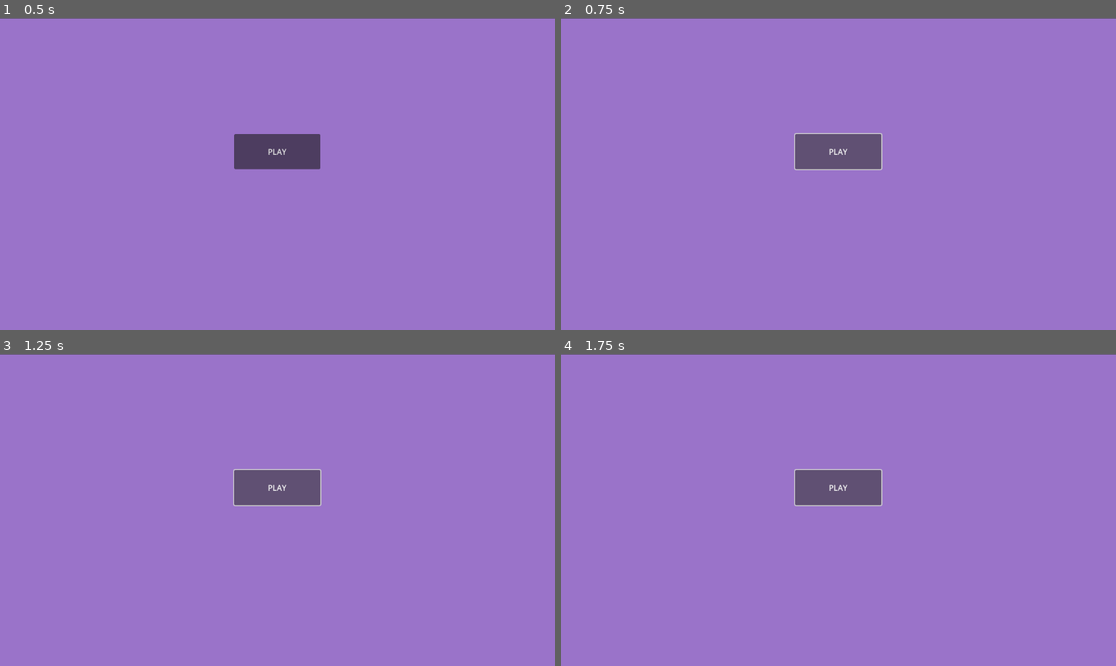
Above: before the commit, frames 1-4 (two rows, left to right).
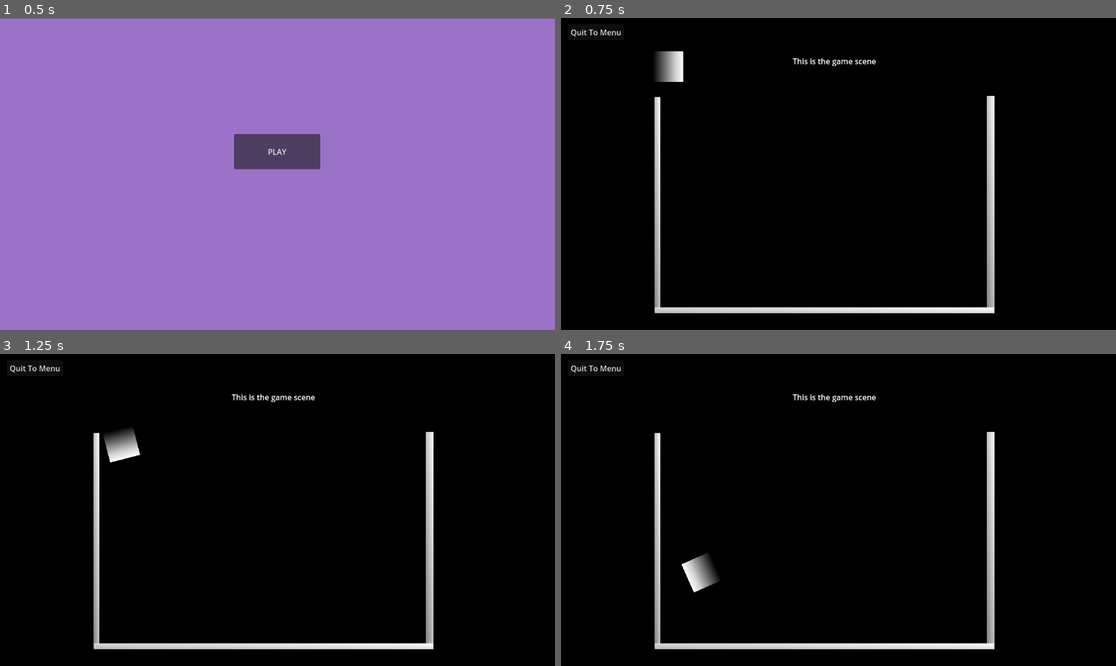
Above: after the commit, the same moments.

Repository: robliv/gamejam2024
Game: Godot game, scene res://scenes/game_manager.tscn
Same seed, same stepped clock (60 frames per second), same inputs: the game is played once before the commit and once after it.
Inputs (mouse positions are in pixels of both pictures, inside the frame that each line leads up to):
- Up to frame 1 (0.5 s): no input
- Up to frame 2 (0.75 s): click "PLAY" at 0.5 s
- Up to frame 3 (1.25 s): no input
- Up to frame 4 (1.75 s): click (838, 488) at 1.25 s, where only the run before the commit has a clickable "PLAY"

Frame 1 is identical in both runs. In frame 2, 100% of the frame differs, in the area x 0-100%, y 0-100%; in frame 3, 100%; in frame 4, 100%.

Commit message:
implement scene switch logic, temp scenes

Diff:
--- /dev/null
+++ b/project/scenes/game.gd
@@ -0,0 +1,14 @@
+extends Control
+
+const MAIN_MENU_SCENE_PATH = "res://scenes/menu.tscn"
+var menu_button
+
+signal request_level
+
+func _ready():
+	menu_button = $MenuButton
+	menu_button.pressed.connect(self._on_menu_button_pressed)
+
+func _on_menu_button_pressed():
+	print("Menu button was pressed")
+	emit_signal("request_level", MAIN_MENU_SCENE_PATH)
--- /dev/null
+++ b/project/scenes/game.tscn
@@ -0,0 +1,110 @@
+[gd_scene load_steps=11 format=3 uid="uid://d1y4aagwioo61"]
+
+[ext_resource type="Script" path="res://scenes/game.gd" id="1_fkfh4"]
+
+[sub_resource type="RectangleShape2D" id="RectangleShape2D_uupb8"]
+size = Vector2(13, 450)
+
+[sub_resource type="RectangleShape2D" id="RectangleShape2D_1gvj2"]
+size = Vector2(702.25, 14.5)
+
+[sub_resource type="Gradient" id="Gradient_k8tfg"]
+offsets = PackedFloat32Array(0, 0.0120482, 1)
+colors = PackedColorArray(0, 0, 0, 1, 0.512048, 0.512048, 0.512048, 1, 1, 1, 1, 1)
+
+[sub_resource type="GradientTexture2D" id="GradientTexture2D_gqcl1"]
+gradient = SubResource("Gradient_k8tfg")
+fill_from = Vector2(0, 1)
+
+[sub_resource type="Gradient" id="Gradient_2uw7d"]
+offsets = PackedFloat32Array(0, 0.0060241, 1)
+colors = PackedColorArray(0, 0, 0, 1, 0.722892, 0.722892, 0.722892, 1, 1, 1, 1, 1)
+
+[sub_resource type="GradientTexture2D" id="GradientTexture2D_f5nyj"]
+gradient = SubResource("Gradient_2uw7d")
+fill_from = Vector2(0, 1)
+
+[sub_resource type="RectangleShape2D" id="RectangleShape2D_2etnx"]
+size = Vector2(64, 63)
+
+[sub_resource type="Gradient" id="Gradient_vm63j"]
+offsets = PackedFloat32Array(0, 0.746988, 1)
+colors = PackedColorArray(0, 0, 0, 1, 0.819277, 0.819277, 0.819277, 1, 1, 1, 1, 1)
+
+[sub_resource type="GradientTexture2D" id="GradientTexture2D_0g32y"]
+gradient = SubResource("Gradient_vm63j")
+
+[node name="Game" type="Control"]
+layout_mode = 3
+anchors_preset = 15
+anchor_right = 1.0
+anchor_bottom = 1.0
+grow_horizontal = 2
+grow_vertical = 2
+script = ExtResource("1_fkfh4")
+
+[node name="ColorRect" type="ColorRect" parent="."]
+layout_mode = 0
+offset_right = 1166.0
+offset_bottom = 662.0
+color = Color(0, 0, 0, 1)
+
+[node name="Camera2D" type="Camera2D" parent="."]
+position = Vector2(580, 329)
+
+[node name="Label" type="Label" parent="."]
+layout_mode = 0
+offset_left = 485.0
+offset_top = 83.0
+offset_right = 659.0
+offset_bottom = 106.0
+text = "This is the game scene"
+
+[node name="MenuButton" type="Button" parent="."]
+layout_mode = 0
+offset_left = 18.0
+offset_top = 18.0
+offset_right = 135.0
+offset_bottom = 51.0
+text = "Quit To Menu"
+
+[node name="GameRoot" type="Node2D" parent="."]
+
+[node name="Box" type="StaticBody2D" parent="GameRoot"]
+
+[node name="WallLeft" type="CollisionShape2D" parent="GameRoot/Box"]
+position = Vector2(204, 395)
+shape = SubResource("RectangleShape2D_uupb8")
+
+[node name="WallRight" type="CollisionShape2D" parent="GameRoot/Box"]
+position = Vector2(894, 391)
+shape = SubResource("RectangleShape2D_uupb8")
+
+[node name="WallBottom" type="CollisionShape2D" parent="GameRoot/Box"]
+position = Vector2(550.875, 612.25)
+shape = SubResource("RectangleShape2D_1gvj2")
+
+[node name="WallLeftSprite" type="Sprite2D" parent="GameRoot/Box"]
+position = Vector2(204, 392.5)
+scale = Vector2(0.1875, 6.98437)
+texture = SubResource("GradientTexture2D_gqcl1")
+
+[node name="WallRightSprite" type="Sprite2D" parent="GameRoot/Box"]
+position = Vector2(896, 392.5)
+scale = Vector2(0.250001, 7.04687)
+texture = SubResource("GradientTexture2D_gqcl1")
+
+[node name="WallBottonSprite" type="Sprite2D" parent="GameRoot/Box"]
+position = Vector2(551, 612.25)
+scale = Vector2(11, 0.195313)
+texture = SubResource("GradientTexture2D_f5nyj")
+
+[node name="FruitPlaceholder" type="RigidBody2D" parent="GameRoot"]
+
+[node name="CollisionShape2D" type="CollisionShape2D" parent="GameRoot/FruitPlaceholder"]
+position = Vector2(226, 91)
+shape = SubResource("RectangleShape2D_2etnx")
+
+[node name="Sprite2D" type="Sprite2D" parent="GameRoot/FruitPlaceholder"]
+position = Vector2(226, 91)
+texture = SubResource("GradientTexture2D_0g32y")
--- a/project/scenes/menu.tscn
+++ b/project/scenes/menu.tscn
@@ -1,4 +1,6 @@
-[gd_scene format=3 uid="uid://cn52ud82cguqf"]
+[gd_scene load_steps=2 format=3 uid="uid://cn52ud82cguqf"]
+
+[ext_resource type="Script" path="res://scripts/menu.gd" id="1_jqdk2"]
 
 [node name="Menu" type="Control"]
 layout_mode = 3
@@ -9,6 +11,7 @@
 offset_bottom = 1.0
 grow_horizontal = 2
 grow_vertical = 2
+script = ExtResource("1_jqdk2")
 
 [node name="Camera2D" type="Camera2D" parent="."]
 position = Vector2(578, 324)
--- a/project/scripts/game_manager.gd
+++ b/project/scripts/game_manager.gd
@@ -3,10 +3,24 @@
 
 
 func _ready():
-	load_main_menu()
+	load_level(MAIN_MENU_SCENE_PATH)
 
-func load_main_menu():
-	print("Game started. Loading main menu.")
-	var scene = load(MAIN_MENU_SCENE_PATH)
+func load_level(scene_path):
+	print("Loading scene: " + str(scene_path))
+	remove_child_nodes()
+	var scene = load(scene_path)
 	var scene_instance = scene.instantiate()
 	add_child(scene_instance)
+	scene_instance.request_level.connect(_on_request_load_level)
+
+func remove_child_nodes():
+	if get_node_or_null("Menu"):
+		print("Removing child node: menu")
+		get_node("Menu").queue_free()
+	if get_node_or_null("Game"):
+		print("Removing child node: game")
+		get_node("Game").queue_free()
+
+func _on_request_load_level(new_scene_path):
+	print("Received new scene request signal: " + str(new_scene_path))
+	load_level(new_scene_path)
--- /dev/null
+++ b/project/scripts/menu.gd
@@ -0,0 +1,14 @@
+extends Control
+
+var play_button
+var game_scene_path = "res://scenes/game.tscn"
+
+signal request_level
+
+func _ready():
+	play_button = $PlayButton
+	play_button.pressed.connect(self._on_play_button_pressed)
+
+func _on_play_button_pressed():
+	print("Play button was pressed")
+	emit_signal("request_level", game_scene_path)
